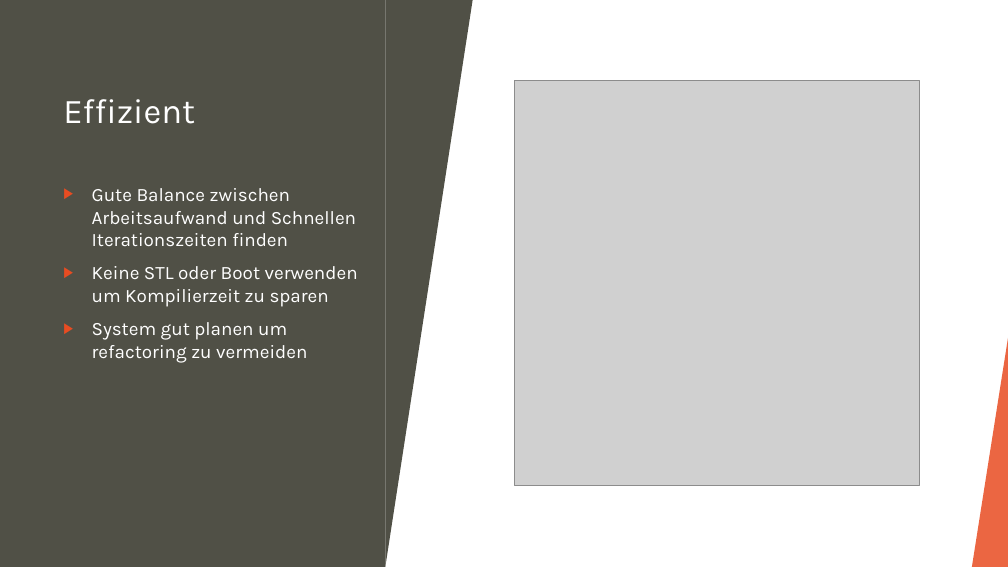
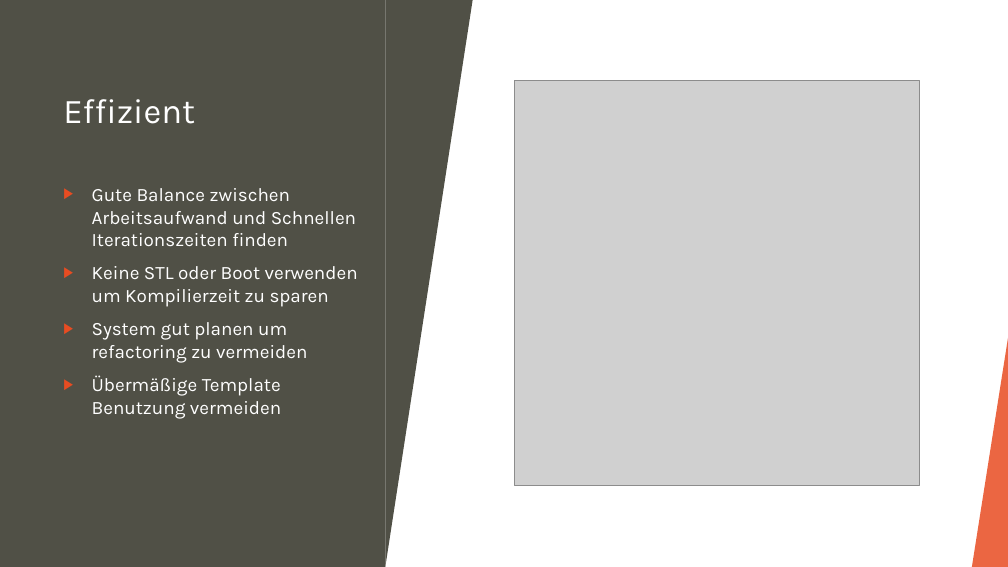
Before and after one commit to klimi15/games_academy, a slide deck: slide 6 of CS410.pptx. Drawn at 1008x567 pixels with LibreOffice and Linux fonts; fonts in the diff are those of the drawing; grey boxes stand for pictures. Boxes give left, top, right and bottom in pixels: in the first picture for what was removed or moved away, otherwise in the second. Text is boxed around its words. In the diff, an @@ line names an element or a change of style, - is before the commit and + after.

Commit message:
Presi

```diff
--- a/CS410.pptx
+++ b/CS410.pptx
@@ text at box(92, 375, 281, 419): paragraph added @@
+▶ Übermäßige Template Benutzung vermeiden
```
